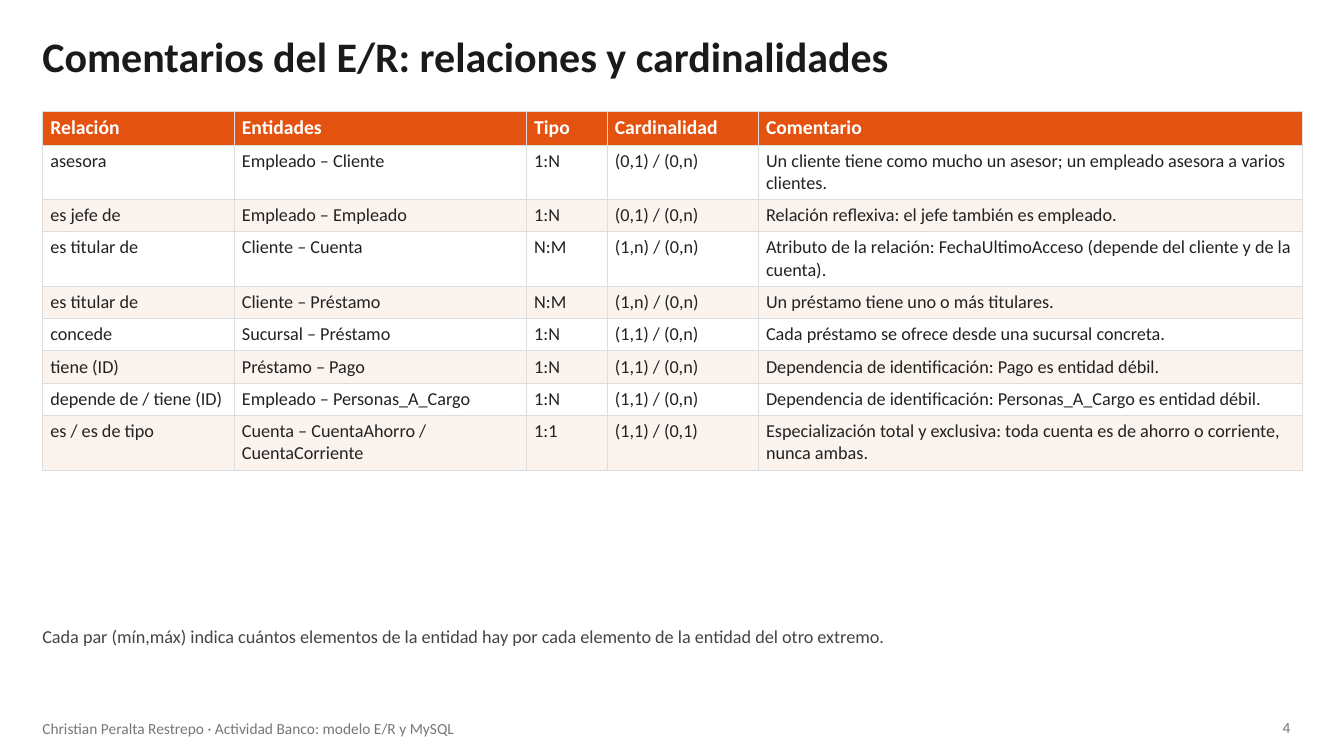
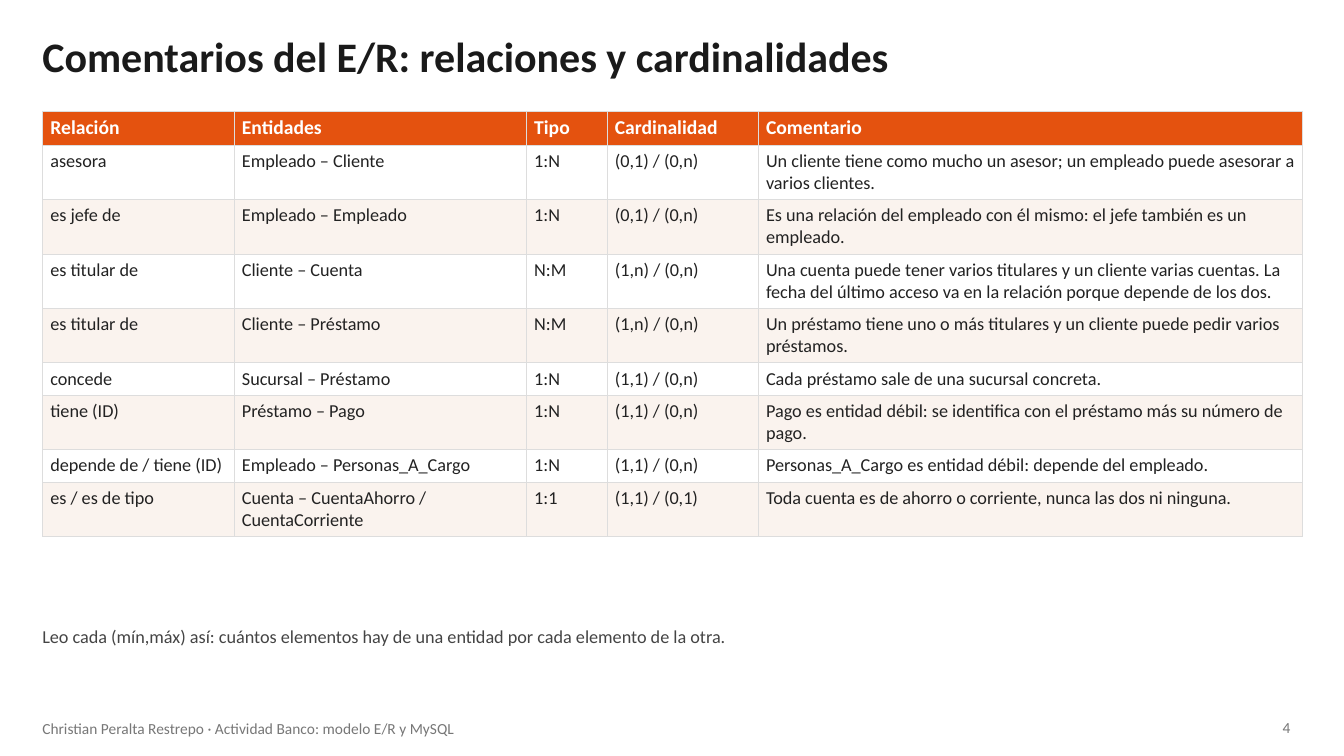
Before and after one commit to christiansan141/CuerpoTeo, a slide deck: slide 4 of Actividad_Banco_ChristianPeralta.pptx. Drawn at 1344x756 pixels with LibreOffice and Linux fonts; fonts in the diff are those of the drawing. Boxes give left, top, right and bottom in pixels: in the first picture for what was removed or moved away, otherwise in the second. Text is boxed around its words. In the diff, an @@ line names an element or a change of style, - is before the commit and + after.

```diff
--- a/Actividad_Banco_ChristianPeralta.pptx
+++ b/Actividad_Banco_ChristianPeralta.pptx
@@ table at [42,111,1303,530] @@
-row 2, column 5: Un cliente tiene como mucho un asesor; un empleado asesora a varios clientes.
+row 2, column 5: Un cliente tiene como mucho un asesor; un empleado puede asesorar a varios clientes.
-row 3, column 5: Relación reflexiva: el jefe también es empleado.
+row 3, column 5: Es una relación del empleado con él mismo: el jefe también es un empleado.
-row 4, column 5: Atributo de la relación: FechaUltimoAcceso (depende del cliente y de la cuenta).
+row 4, column 5: Una cuenta puede tener varios titulares y un cliente varias cuentas. La fecha del último acceso va en la relación porque depende de los dos.
-row 5, column 5: Un préstamo tiene uno o más titulares.
+row 5, column 5: Un préstamo tiene uno o más titulares y un cliente puede pedir varios préstamos.
-row 6, column 5: Cada préstamo se ofrece desde una sucursal concreta.
+row 6, column 5: Cada préstamo sale de una sucursal concreta.
-row 7, column 5: Dependencia de identificación: Pago es entidad débil.
+row 7, column 5: Pago es entidad débil: se identifica con el préstamo más su número de pago.
-row 8, column 5: Dependencia de identificación: Personas_A_Cargo es entidad débil.
+row 8, column 5: Personas_A_Cargo es entidad débil: depende del empleado.
-row 9, column 5: Especialización total y exclusiva: toda cuenta es de ahorro o corriente, nunca ambas.
+row 9, column 5: Toda cuenta es de ahorro o corriente, nunca las dos ni ninguna.
@@ text at [42,630,725,646]: text changed @@
-Cada par (mín,máx) indica cuántos elementos de la entidad hay por cada elemento de la entidad del otro extremo.
+Leo cada (mín,máx) así: cuántos elementos hay de una entidad por cada elemento de la otra.
```
Also in this commit, not shown: 11 other slides changed, 1 other file.
